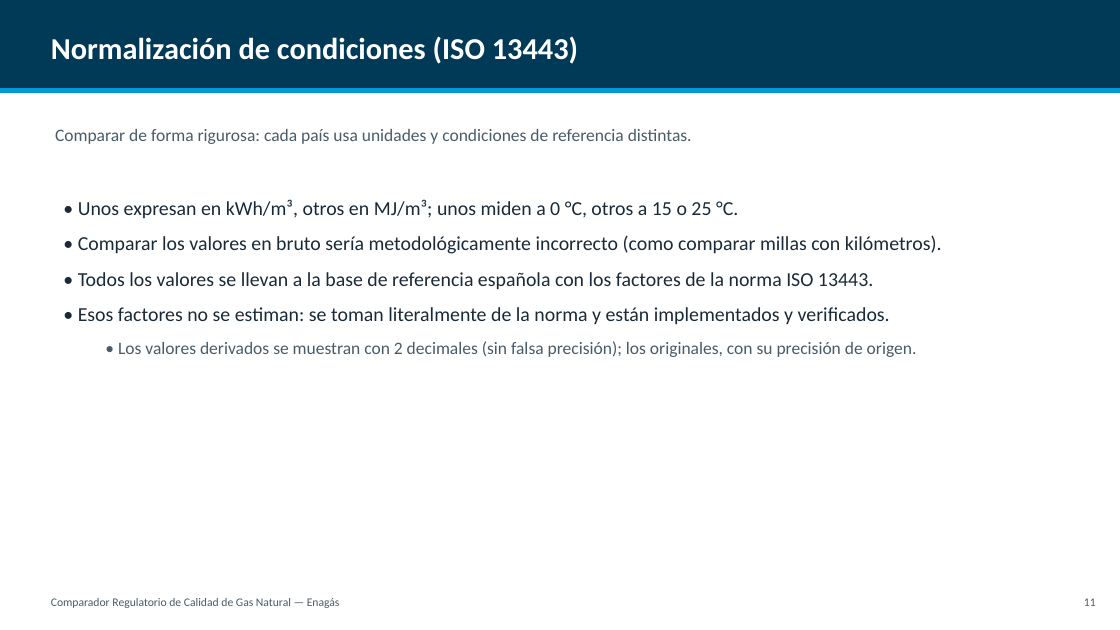
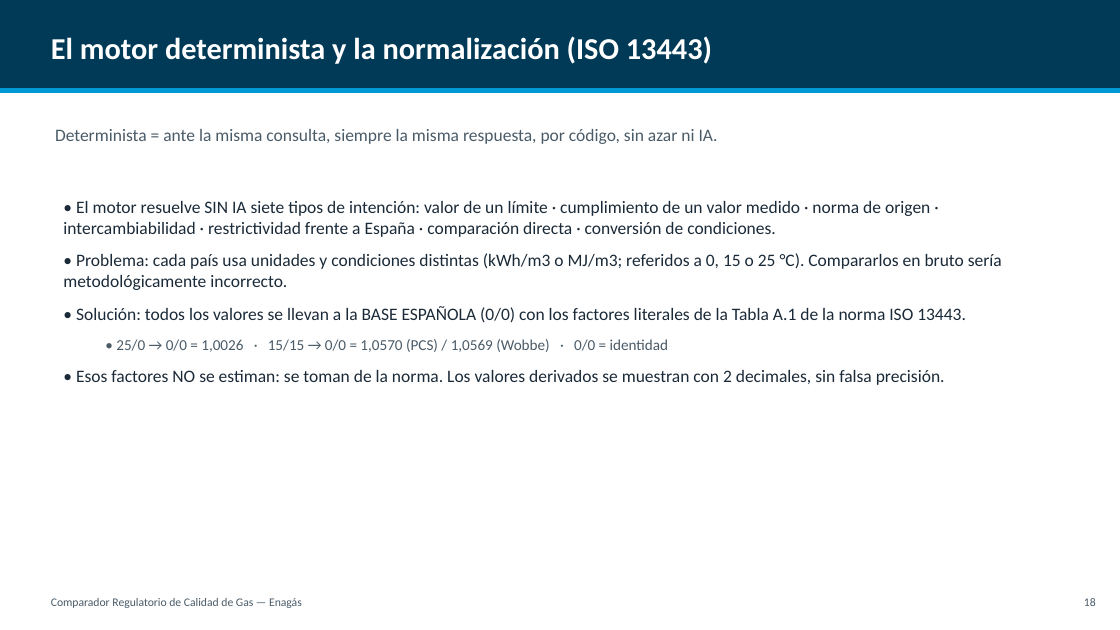
Before and after one commit to CarlosOlivaZurdo/ENAG-S_G1, a slide deck: slide 19 of docs/Presentacion_Comparador_Gas.pptx (slide 12 before the commit). Drawn at 1120x630 pixels with LibreOffice and Linux fonts; fonts in the diff are those of the drawing. Boxes give left, top, right and bottom in pixels: in the first picture for what was removed or moved away, otherwise in the second. Text is boxed around its words. In the diff, an @@ line names an element or a change of style, - is before the commit and + after.

```diff
--- a/docs/Presentacion_Comparador_Gas.pptx
+++ b/docs/Presentacion_Comparador_Gas.pptx
@@ text at box(51, 36, 712, 64): text changed @@
-Normalización de condiciones (ISO 13443)
+El motor determinista y la normalización (ISO 13443)
@@ text at box(55, 129, 718, 144): text changed @@
-Comparar de forma rigurosa: cada país usa unidades y condiciones de referencia distintas.
+Determinista = ante la misma consulta, siempre la misma respuesta, por código, sin azar ni IA.
@@ text at box(63, 201, 1002, 385): text changed; size 17 to 15 pt @@
-• Unos expresan en kWh/m³, otros en MJ/m³; unos miden a 0 °C, otros a 15 o 25 °C.
-• Comparar los valores en bruto sería metodológicamente incorrecto (como comparar millas con kilómetros).
-• Todos los valores se llevan a la base de referencia española con los factores de la norma ISO 13443.
-• Esos factores no se estiman: se toman literalmente de la norma y están implementados y verificados.
-  • Los valores derivados se muestran con 2 decimales (sin falsa precisión); los originales, con su precisión de origen.
+• El motor resuelve SIN IA siete tipos de intención: valor de un límite · cumplimiento de un valor medido · norma de origen · intercambiabilidad · restrictividad frente a España · comparación directa · conversión de condiciones.
+• Problema: cada país usa unidades y condiciones distintas (kWh/m3 o MJ/m3; referidos a 0, 15 o 25 °C). Compararlos en bruto sería metodológicamente incorrecto.
+• Solución: todos los valores se llevan a la BASE ESPAÑOLA (0/0) con los factores literales de la Tabla A.1 de la norma ISO 13443.
+  • 25/0 → 0/0 = 1,0026 · 15/15 → 0/0 = 1,0570 (PCS) / 1,0569 (Wobbe) · 0/0 = identidad
+• Esos factores NO se estiman: se toman de la norma. Los valores derivados se muestran con 2 decimales, sin falsa precisión.
@@ text at box(51, 598, 302, 608): text changed @@
-Comparador Regulatorio de Calidad de Gas Natural — Enagás
+Comparador Regulatorio de Calidad de Gas — Enagás
@@ text at box(1084, 598, 1096, 606): text changed @@
-11
+18
```
Also in this commit, not shown: 10 other slides changed, 12 slides added, 7 slides removed, 11 other files.
